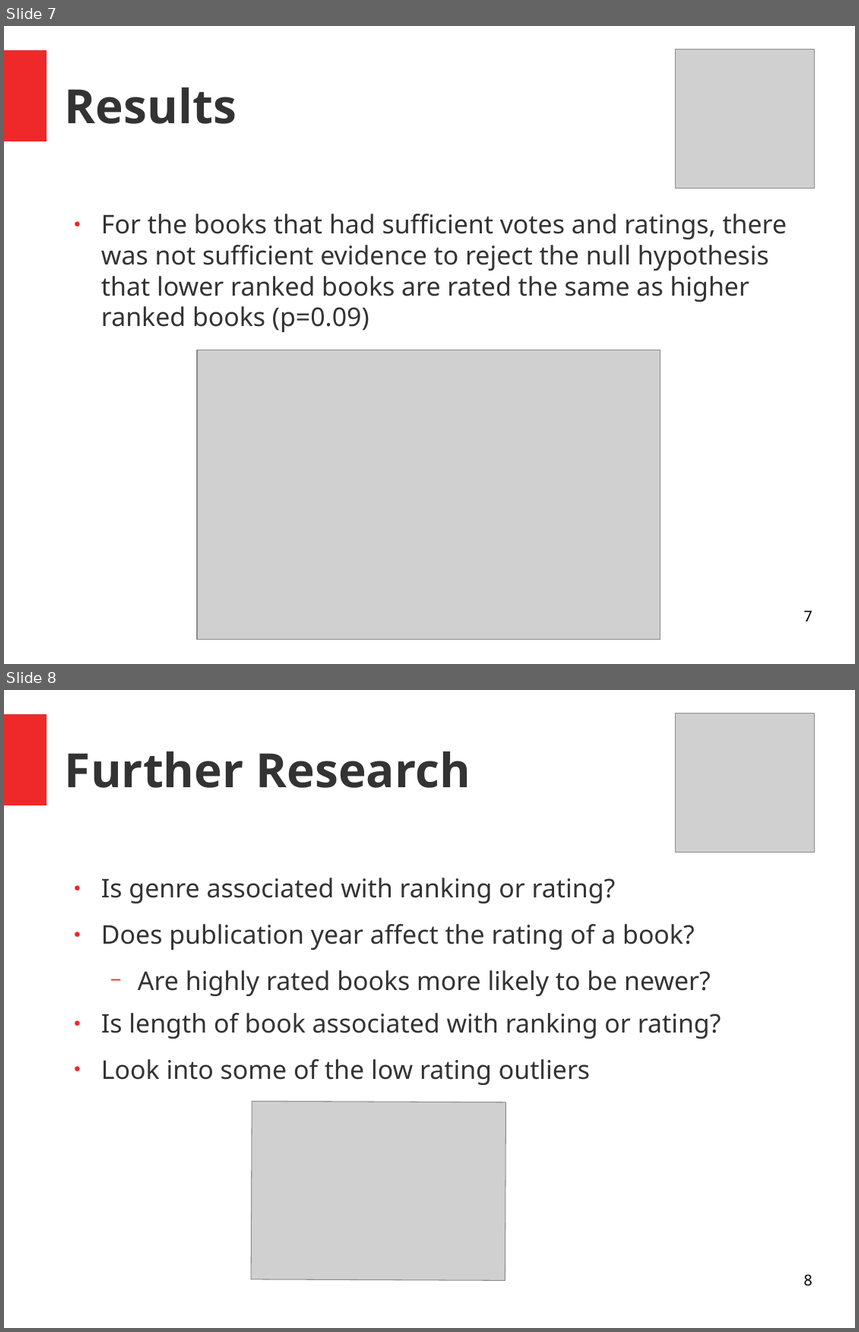
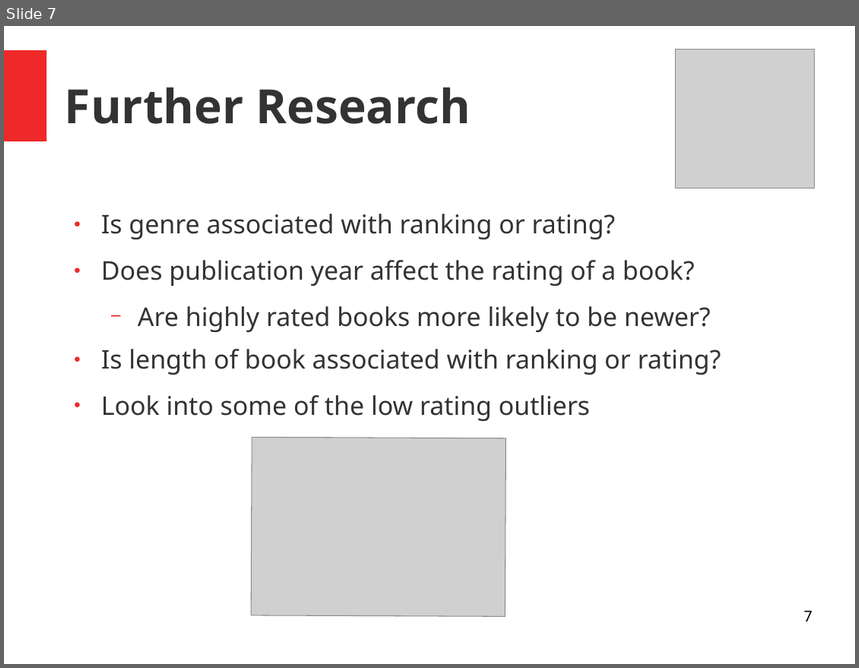
Before and after one commit to Shredder42/must_read_books, a slide deck: presentation.odp. Shown one above the other, each under a label of ours: slides 7 and 8 before the commit, slide 7 after it. The pictures are 859x1332 and 859x668 pixels, drawn with LibreOffice and Linux fonts; fonts in the diff are those of the drawing; grey boxes stand for pictures. Boxes give left, top, right and bottom in pixels: in the first picture for what was removed or moved away, otherwise in the second. Text is boxed around its words. In the diff, an @@ line names an element or a change of style, - is before the commit and + after.

```diff
--- a/presentation.odp
+++ b/presentation.odp
@@ slide 7 removed at <box>4,26,855,664</box>, background #FFFFFF; not listed: 1 template element that a slide beside it also shows @@
@@ picture removed at <box>676,49,815,188</box> @@
@@ title removed at <box>65,88,237,124</box> @@
-Results
@@ text removed at <box>101,214,788,332</box> @@
-● For the books that had sufficient votes and ratings, there was not sufficient evidence to reject the null hypothesis that lower ranked books are rated the same as higher ranked books (p=0.09)
@@ picture removed at <box>197,351,661,640</box> @@
@@ page number removed at <box>804,611,813,622</box> @@
-7
@@ what was slide 8 is now slide 7 @@
@@ page number at <box>804,611,813,622</box>: text changed @@
-8
+7
```
Also in this commit, not shown: 5 slides changed, 1 slide added, 2 other files.
